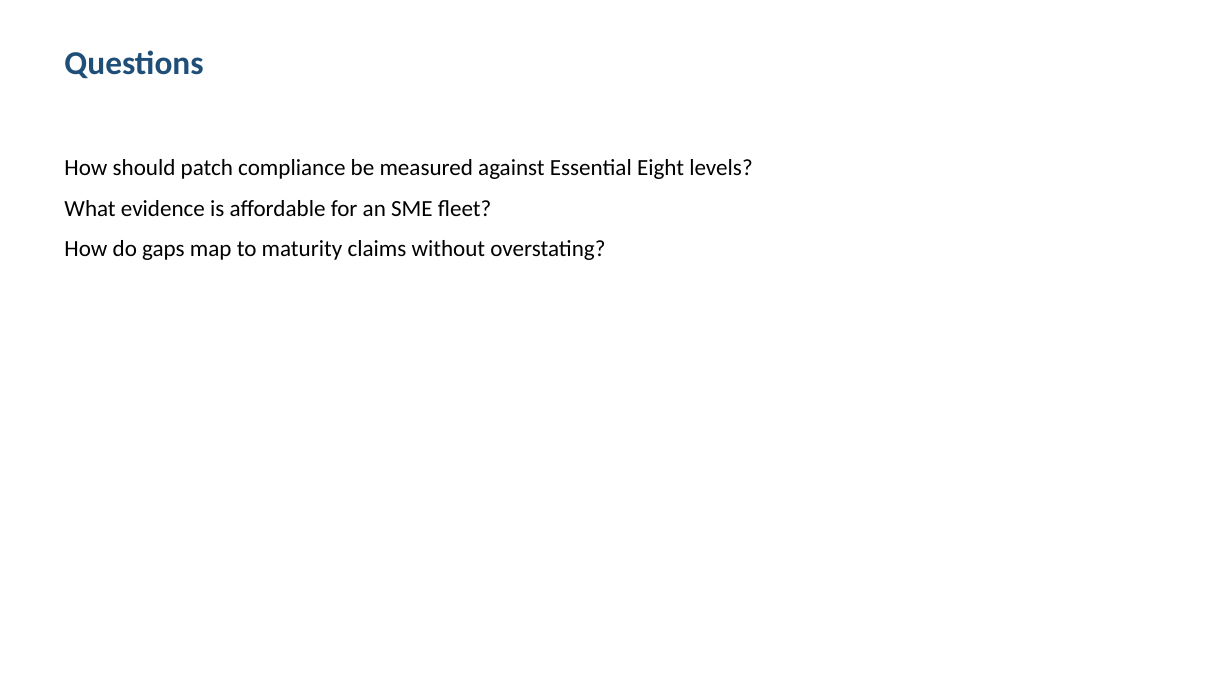
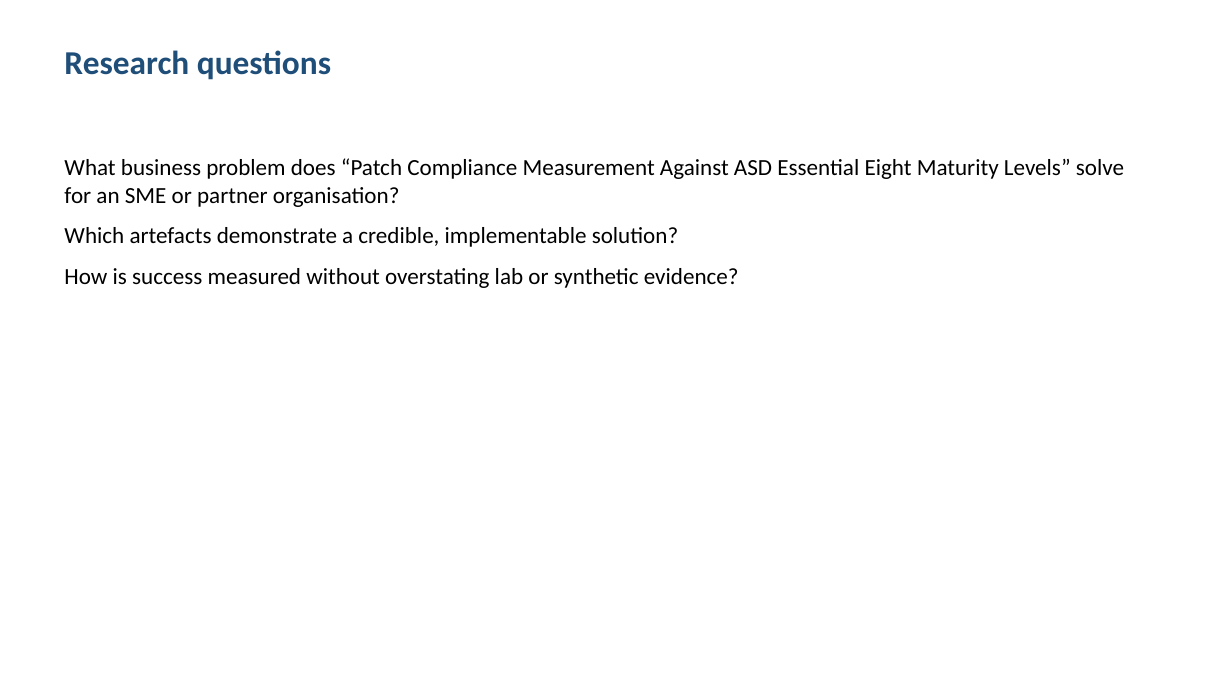
Before and after one commit to shohrabniaz/e8-patch-compliance-measurement, a slide deck: slide 2 of Final_Submission/02_Presentation.pptx. Drawn at 1232x693 pixels with LibreOffice and Linux fonts; fonts in the diff are those of the drawing. Boxes give left, top, right and bottom in pixels: in the first picture for what was removed or moved away, otherwise in the second. Text is boxed around its words. In the diff, an @@ line names an element or a change of style, - is before the commit and + after.

```diff
--- a/Final_Submission/02_Presentation.pptx
+++ b/Final_Submission/02_Presentation.pptx
@@ text at <box>64,50,331,80</box>: text changed @@
-Questions
+Research questions
@@ text at <box>64,158,1124,288</box>: text changed @@
-How should patch compliance be measured against Essential Eight levels?
-What evidence is affordable for an SME fleet?
-How do gaps map to maturity claims without overstating?
+What business problem does “Patch Compliance Measurement Against ASD Essential Eight Maturity Levels” solve for an SME or partner organisation?
+Which artefacts demonstrate a credible, implementable solution?
+How is success measured without overstating lab or synthetic evidence?
```
Also in this commit, not shown: 3 other slides changed, 12 other files.
